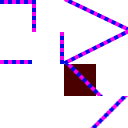
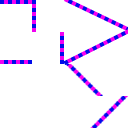
The second (128, 128) image is a revision of the first. Changes to its layers:
removed layer "Layer 2" over [64, 64, 96, 96]
